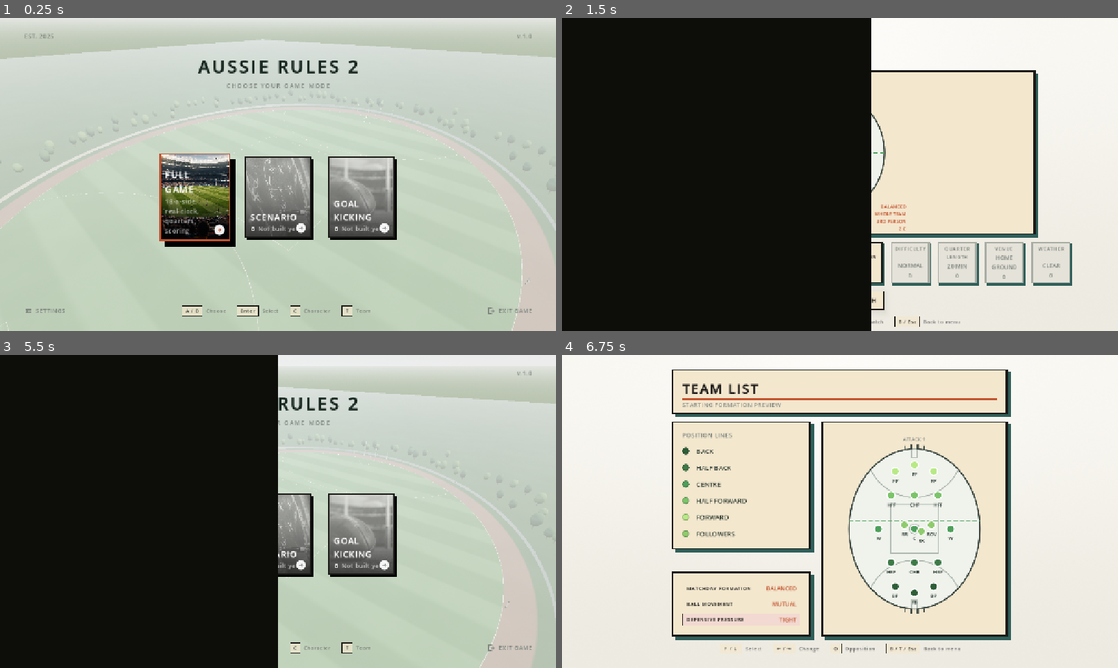
Above: before the commit, frames 1-4 (two rows, left to right).
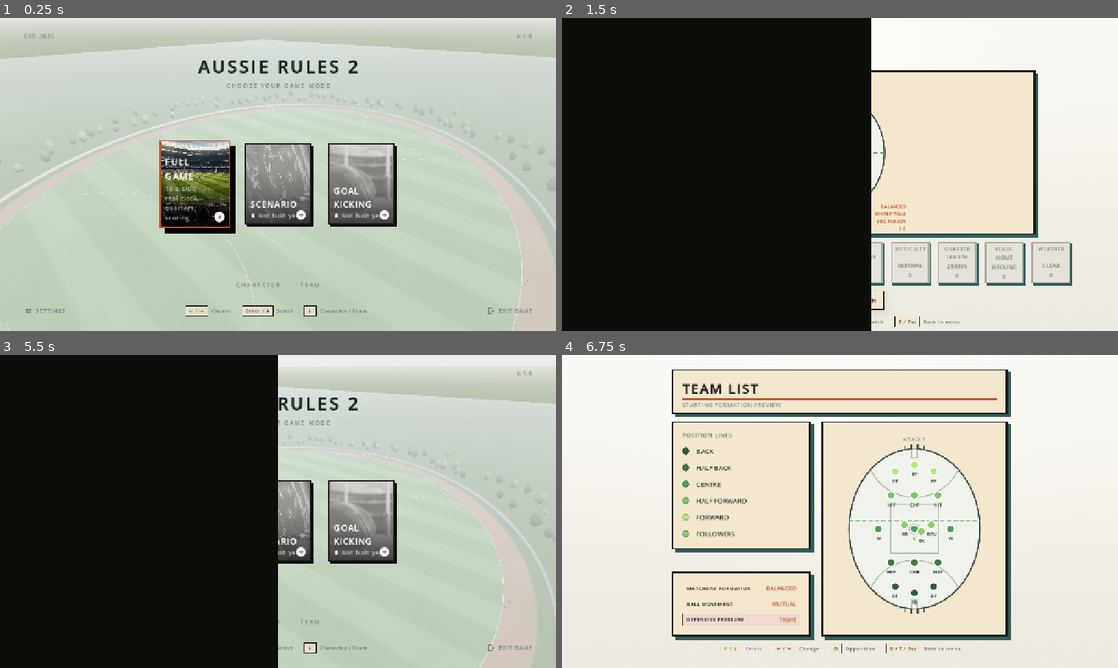
Above: after the commit, the same moments.

Repository: Yaandle/aussie-rules2
Game: Godot game, scene res://scenes/ui/main_menu.tscn
Two runs of this game, one before a commit and one after it. Both use one fixed random seed, a clock stepped at 60 frames per second and the inputs below.
Inputs (mouse positions are in pixels of both pictures, inside the frame that each line leads up to):
- Up to frame 1 (0.25 s): no input
- Up to frame 2 (1.5 s): tap Enter (ui_accept) at 0.5, 0.77, 0.8, 1.07 s; move the mouse to (962, 158) at 0.52 s; hold D (move_right) 0.53-1.25 s; hold N (decline) 0.53-1.25 s; click (962, 158) at 0.67 s; drag from (840, 299) to (812, 237) at 1.27 s
- Up to frame 3 (5.5 s): move the mouse to (333, 442) at 2.02 s; hold D (move_right) 2.03-2.75 s; hold Enter (ui_accept) 2.03-2.75 s; tap Space (bounce) at 2.1 s; click (333, 442) at 2.17 s; drag from (250, 574) to (111, 464) at 2.77 s; move the mouse to (444, 558) at 3.52 s; hold A (move_left) 3.53-4.25 s; hold V (call_for_ball) 3.53-4.25 s; click (444, 558) at 3.67 s; tap Enter (ui_accept) at 3.77, 3.8, 4.07 s; tap Escape (pause) at 4.15 s; drag from (111, 464) to (194, 433) at 4.27 s; tap R (debug_reset) at 5 s; move the mouse to (305, 511) at 5.02 s; hold S (move_back) from 5.03 s (still down); hold Enter (ui_accept) from 5.03 s (still down); tap Left (camera_left) at 5.1 s; click (305, 511) at 5.17 s
- Up to frame 4 (6.75 s): tap T (team_menu) at 5.65 s; release S (move_back) at 5.75 s; release Enter (ui_accept) at 5.75 s; drag from (756, 433) to (728, 527) at 5.77 s; move the mouse to (962, 495) at 6.52 s; hold W (move_forward) from 6.53 s (still down); hold Enter (ui_accept) from 6.53 s (still down); tap Right (camera_right) at 6.6 s; click (962, 495) at 6.67 s

The runs differ from the first frame. In frame 1, 8.7% of the frame differs, in the area x 28-72%, y 39-96%; in frame 2, less than 0.1%; in frame 3, 3.6%; in frame 4, nothing differs.

Commit message:
menu accessibility

Diff:
--- a/scripts/ui/formation_whiteboard.gd
+++ b/scripts/ui/formation_whiteboard.gd
@@ -113,6 +113,13 @@
 		show_opposition = value
 		queue_redraw()
 
+## Slot index whose player marker gets a highlight ring in SINGLE_PLAYER
+## pregame. -1 disables the ring (FULL TEAM mode or not in pregame).
+var highlighted_slot: int = -1:
+	set(value):
+		highlighted_slot = value
+		queue_redraw()
+
 # ── Depth (Matchday Formation) / width (Ball Movement) offset tables ───
 # Small [preset]x[line] lookup tables (design brief), not per-player: any
 # new position later only ever needs a Line to fall under, never its own
@@ -229,6 +236,11 @@
 const TWEEN_TRANS := Tween.TRANS_CUBIC
 const TWEEN_EASE := Tween.EASE_IN_OUT
 
+## Ring drawn around the player-controlled slot — pregame sets this to
+## Settings.home_human_slot when SINGLE_PLAYER mode is active. -1 = no ring.
+const HIGHLIGHT_RING_RADIUS := DOT_RADIUS + 5.5
+const HIGHLIGHT_RING_WIDTH := 2.5
+
 ## Per-fielded-slot animation state, keyed by TeamFormation.SLOTS index.
 ## An index enters this dict fading in from alpha 0 the first time it's
 ## fielded, and is dropped once it finishes fading out after a formation
@@ -453,6 +465,9 @@
 		var point := _to_screen(centre, e["display_pos"], scale)
 		var colour: Color = LINE_COLOURS[slot["line"]]
 		_draw_dot(point, Color(colour, alpha))
+		if idx == highlighted_slot:
+			draw_arc(point, HIGHLIGHT_RING_RADIUS, 0.0, TAU, 32,
+				Color(RetroWindow.ACCENT, alpha), HIGHLIGHT_RING_WIDTH, true)
 		_draw_label(point, String(slot["label"]), false, Color(LABEL_COLOUR, alpha))
 
 
--- a/scripts/ui/full_game_pregame_screen.gd
+++ b/scripts/ui/full_game_pregame_screen.gd
@@ -188,6 +188,9 @@
 ## the camera preview needs to know which card triggers it.
 const CAMERA_CARD_INDEX := 1
 
+## Index of the YOUR POSITION card — locked whenever PLAYER CONTROL is FULL TEAM.
+const YOUR_POSITION_CARD_INDEX := 5
+
 
 ## One setting tile. `row` is SettingsScreen.Row — the project's
 ## established cycling-value shape, reused rather than re-declared
@@ -307,6 +310,7 @@
 		Card.new(SettingsScreen.Row.new("WEATHER", ["CLEAR"]), true),
 	]
 
+	_update_your_position_lock()
 	_build()
 	# _refresh() drives the preview too, so there is no separate seeding
 	# call — one path keeps the cards and the window from ever disagreeing.
@@ -492,6 +496,14 @@
 func _set_player_control(index: int) -> void:
 	Settings.player_control_mode = index as Settings.PlayerControlMode
 	Settings.save()
+	_update_your_position_lock()
+
+
+func _update_your_position_lock() -> void:
+	if _cards.size() <= YOUR_POSITION_CARD_INDEX:
+		return
+	_cards[YOUR_POSITION_CARD_INDEX].locked = \
+		Settings.player_control_mode != Settings.PlayerControlMode.SINGLE_PLAYER
 
 
 func _set_camera_mode(index: int) -> void:
@@ -1043,6 +1055,7 @@
 		card.value_label.add_theme_color_override(&"font_color",
 			SoftBrutalist.MUTED if card.locked else RetroWindow.ACCENT)
 		card.glyph.line_colour = _glyph_colour(card, selected)
+		card.glyph.icon_name = &"lock" if card.locked else &"arrow_right"
 
 		# Alpha rather than `visible`, so the glyph row's layout never
 		# reflows — see _build_card().
@@ -1165,6 +1178,9 @@
 		_whiteboard.formation_index = Settings.home_formation_index
 		_whiteboard.ball_movement = Settings.home_ball_movement
 		_whiteboard.defensive_pressure = Settings.home_defensive_pressure
+		_whiteboard.highlighted_slot = Settings.home_human_slot \
+			if Settings.player_control_mode == Settings.PlayerControlMode.SINGLE_PLAYER \
+			else -1
 
 	if _readout_values.size() < 4:
 		return
--- a/scripts/ui/main_menu.gd
+++ b/scripts/ui/main_menu.gd
@@ -77,16 +77,15 @@
 ## by hand until one exists.
 const VERSION_TEXT := "v.1.0"
 
-## Control legend, in the same chip form the character screen uses
-## (KeyHintBar) rather than this screen's old single run-on sentence —
-## one legend treatment across the front end, and four short pairs read
-## at a glance where a 78-character line did not.
-const HINTS := [
-	{"keys": "A / D", "label": "Choose"},
-	{"keys": "Enter", "label": "Select"},
-	{"keys": "C", "label": "Character"},
-	{"keys": "T", "label": "Team"},
+## Utility row below the mode cards — navigable via ↓/↑ (or d-pad),
+## left/right to cycle, Enter/A to enter. Character and Team shortcuts
+## (C / T) still jump there directly.
+const UTIL_ENTRIES := [
+	{"label": "CHARACTER", "scene": "res://scenes/ui/character_screen.tscn"},
+	{"label": "TEAM", "scene": "res://scenes/ui/team_list_screen.tscn"},
 ]
+const UTIL_ROW_HEIGHT := 28.0
+const UTIL_SEPARATION := 48
 
 const IMAGE_DIR := "res://assets/textures/images/"
 const IMAGE_EXTENSIONS := ["jpg", "jpeg", "png", "webp"]
@@ -173,6 +172,14 @@
 var _placeholder_tints := [SoftBrutalist.ACCENT_SECONDARY, SoftBrutalist.MUTED,
 	SoftBrutalist.ACCENT_PRIMARY]
 
+## 0 = mode card row, 1 = utility row (CHARACTER/TEAM), 2 = footer SETTINGS.
+var _row := 0
+var _util_index := 0
+var _util_labels: Array[Label] = []
+var _hints_bar: KeyHintBar
+var _footer_settings_icon: UIIcon
+var _footer_settings_label: Label
+
 
 func _ready() -> void:
 	GameState.mode = GameState.Mode.SANDBOX
@@ -182,18 +189,49 @@
 
 
 func _unhandled_input(event: InputEvent) -> void:
+	# Direct shortcuts still work regardless of row.
 	if event.is_action_pressed(&"character_menu"):
 		SceneWipe.change_scene("res://scenes/ui/character_screen.tscn")
+		return
 	elif event.is_action_pressed(&"team_menu"):
 		SceneWipe.change_scene("res://scenes/ui/team_list_screen.tscn")
-	elif event.is_action_pressed(&"move_left") or event.is_action_pressed(&"ui_left") \
-			or event.is_action_pressed(&"move_forward") or event.is_action_pressed(&"ui_up"):
-		_move(-1)
-	elif event.is_action_pressed(&"move_right") or event.is_action_pressed(&"ui_right") \
-			or event.is_action_pressed(&"move_back") or event.is_action_pressed(&"ui_down"):
-		_move(1)
-	elif event.is_action_pressed(&"ui_accept") or _is_gamepad_a_press(event):
-		_select()
+		return
+
+	if _row == 2:
+		# Footer SETTINGS button — up/B back to util row, Enter/A opens settings.
+		if event.is_action_pressed(&"move_forward") or event.is_action_pressed(&"ui_up") \
+				or event.is_action_pressed(&"decline"):
+			_row = 1
+			_refresh()
+		elif event.is_action_pressed(&"ui_accept") or _is_gamepad_a_press(event):
+			SceneWipe.change_scene("res://scenes/ui/settings_screen.tscn")
+	elif _row == 1:
+		# Util row — left/right cycles items, down → footer, up/B → cards.
+		if event.is_action_pressed(&"move_left") or event.is_action_pressed(&"ui_left"):
+			_util_move(-1)
+		elif event.is_action_pressed(&"move_right") or event.is_action_pressed(&"ui_right"):
+			_util_move(1)
+		elif event.is_action_pressed(&"move_back") or event.is_action_pressed(&"ui_down"):
+			_row = 2
+			_refresh()
+		elif event.is_action_pressed(&"move_forward") or event.is_action_pressed(&"ui_up") \
+				or event.is_action_pressed(&"decline"):
+			_row = 0
+			_refresh()
+		elif event.is_action_pressed(&"ui_accept") or _is_gamepad_a_press(event):
+			_util_select()
+	else:
+		# Card row — left/right/up cycles cards, down → util row.
+		if event.is_action_pressed(&"move_left") or event.is_action_pressed(&"ui_left") \
+				or event.is_action_pressed(&"move_forward") or event.is_action_pressed(&"ui_up"):
+			_move(-1)
+		elif event.is_action_pressed(&"move_right") or event.is_action_pressed(&"ui_right"):
+			_move(1)
+		elif event.is_action_pressed(&"move_back") or event.is_action_pressed(&"ui_down"):
+			_row = 1
+			_refresh()
+		elif event.is_action_pressed(&"ui_accept") or _is_gamepad_a_press(event):
+			_select()
 
 
 ## ui_accept's built-in default binding already includes joypad button 0,
@@ -220,6 +258,15 @@
 	SceneWipe.change_scene(entry.scene_path)
 
 
+func _util_move(step: int) -> void:
+	_util_index = (_util_index + step + UTIL_ENTRIES.size()) % UTIL_ENTRIES.size()
+	_refresh()
+
+
+func _util_select() -> void:
+	SceneWipe.change_scene(UTIL_ENTRIES[_util_index]["scene"])
+
+
 # ── Build ────────────────────────────────────────────────────────────
 
 func _build() -> void:
@@ -251,6 +298,7 @@
 	_build_corner_chrome(bands)
 	_build_header(bands)
 	_build_card_row(bands)
+	_build_util_row(bands)
 	_build_footer(bands)
 
 
@@ -314,6 +362,39 @@
 		_cards.append(widgets)
 
 
+## Three utility destinations (CHARACTER / TEAM / SETTINGS) below the mode
+## cards. Muted at rest; the focused item highlights with the accent colour
+## when the cursor is on this row. Mouse hover still works too.
+func _build_util_row(parent: Control) -> void:
+	var row := HBoxContainer.new()
+	row.mouse_filter = Control.MOUSE_FILTER_IGNORE
+	row.custom_minimum_size.y = UTIL_ROW_HEIGHT
+	row.alignment = BoxContainer.ALIGNMENT_CENTER
+	row.add_theme_constant_override(&"separation", UTIL_SEPARATION)
+	parent.add_child(row)
+
+	_util_labels.clear()
+	for i in UTIL_ENTRIES.size():
+		var entry: Dictionary = UTIL_ENTRIES[i]
+		var label := SoftBrutalist.label(String(entry["label"]), SoftBrutalist.SIZE_LABEL,
+			SoftBrutalist.MUTED, SoftBrutalist.WEIGHT_BOLD, SoftBrutalist.TRACK_TITLE)
+		label.size_flags_vertical = Control.SIZE_SHRINK_CENTER
+		label.mouse_filter = Control.MOUSE_FILTER_STOP
+		label.mouse_default_cursor_shape = Control.CURSOR_POINTING_HAND
+		# Hover moves row cursor to util row + this item.
+		label.mouse_entered.connect(func() -> void:
+			_row = 1
+			_util_index = i
+			_refresh())
+		# Click selects immediately.
+		label.gui_input.connect(func(event: InputEvent) -> void:
+			if event is InputEventMouseButton and event.pressed \
+					and event.button_index == MOUSE_BUTTON_LEFT:
+				_util_select())
+		row.add_child(label)
+		_util_labels.append(label)
+
+
 ## SETTINGS on the left margin, the control legend centred, EXIT GAME on
 ## the right margin — the expanding legend in the middle is what pins the
 ## two actions to the screen's own margins instead of to a hardcoded
@@ -325,15 +406,23 @@
 	row.add_theme_constant_override(&"separation", int(SoftBrutalist.SPACE_3))
 	parent.add_child(row)
 
-	row.add_child(_build_footer_action(&"gear", "SETTINGS",
-		func() -> void: SceneWipe.change_scene("res://scenes/ui/settings_screen.tscn")))
-
-	var hints := KeyHintBar.new()
-	hints.alignment = BoxContainer.ALIGNMENT_CENTER
-	hints.size_flags_horizontal = Control.SIZE_EXPAND_FILL
-	hints.size_flags_vertical = Control.SIZE_SHRINK_CENTER
-	row.add_child(hints)
-	hints.set_hints(HINTS)
+	var settings_widget := _build_footer_action(&"gear", "SETTINGS",
+		func() -> void: SceneWipe.change_scene("res://scenes/ui/settings_screen.tscn"))
+	# Store icon/label refs so _refresh() can highlight this button when
+	# the d-pad cursor reaches the footer row.
+	_footer_settings_icon = settings_widget.get_child(0) as UIIcon
+	_footer_settings_label = settings_widget.get_child(1) as Label
+	# Hover also focuses this row so the controller cursor stays consistent.
+	settings_widget.mouse_entered.connect(func() -> void:
+		_row = 2
+		_refresh())
+	row.add_child(settings_widget)
+
+	_hints_bar = KeyHintBar.new()
+	_hints_bar.alignment = BoxContainer.ALIGNMENT_CENTER
+	_hints_bar.size_flags_horizontal = Control.SIZE_EXPAND_FILL
+	_hints_bar.size_flags_vertical = Control.SIZE_SHRINK_CENTER
+	row.add_child(_hints_bar)
 
 	row.add_child(_build_footer_action(&"exit", "EXIT GAME",
 		func() -> void: get_tree().quit()))
@@ -649,3 +738,39 @@
 		var next_border := border_style.duplicate()
 		widgets.border.add_theme_stylebox_override(&"panel", next_border)
 		tween.tween_property(next_border, "border_color", target_border, CARD_ANIM_DURATION)
+
+	# Util row labels: accent on the focused one, muted otherwise.
+	for i in _util_labels.size():
+		var focused := _row == 1 and i == _util_index
+		_util_labels[i].add_theme_color_override(&"font_color",
+			RetroWindow.ACCENT if focused else SoftBrutalist.MUTED)
+
+	# Footer SETTINGS highlight.
+	var settings_focused := _row == 2
+	if is_instance_valid(_footer_settings_icon):
+		_footer_settings_icon.line_colour = RetroWindow.ACCENT if settings_focused \
+			else SoftBrutalist.MUTED
+	if is_instance_valid(_footer_settings_label):
+		_footer_settings_label.add_theme_color_override(&"font_color",
+			RetroWindow.ACCENT if settings_focused else SoftBrutalist.MUTED)
+
+	# Dynamic hints reflect which row the cursor is on.
+	if is_instance_valid(_hints_bar):
+		if _row == 2:
+			_hints_bar.set_hints([
+				{"keys": "Enter / A", "label": "Open settings"},
+				{"keys": "↑ / B", "label": "Back"},
+			])
+		elif _row == 1:
+			_hints_bar.set_hints([
+				{"keys": "← / →", "label": "Choose"},
+				{"keys": "Enter / A", "label": "Open"},
+				{"keys": "↑ / B", "label": "Back to modes"},
+				{"keys": "↓", "label": "Settings"},
+			])
+		else:
+			_hints_bar.set_hints([
+				{"keys": "← / →", "label": "Choose"},
+				{"keys": "Enter / A", "label": "Select"},
+				{"keys": "↓", "label": "Character / Team"},
+			])
